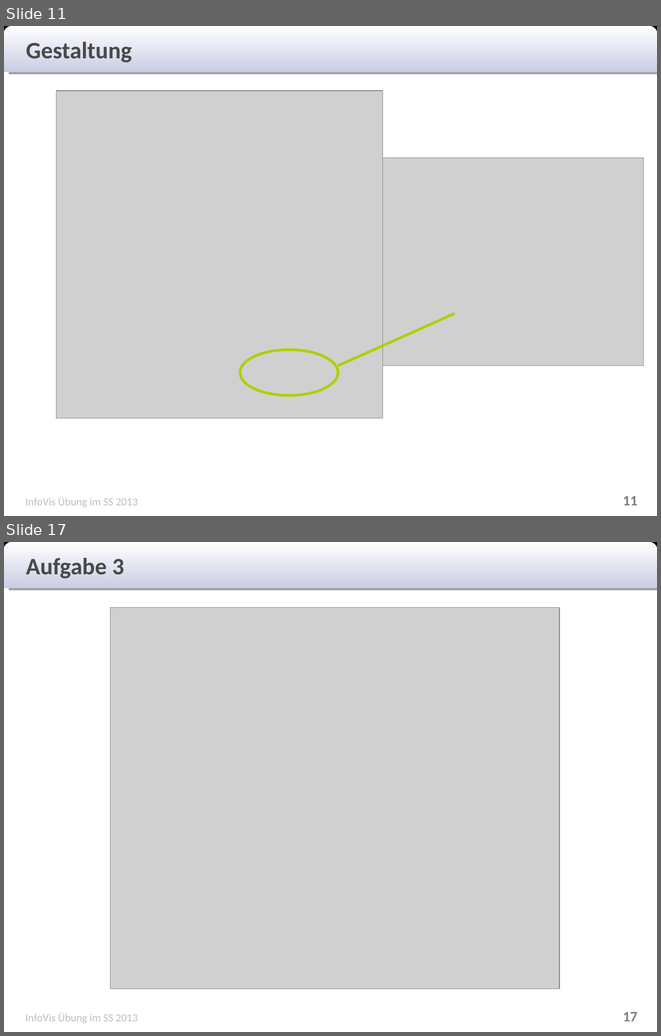
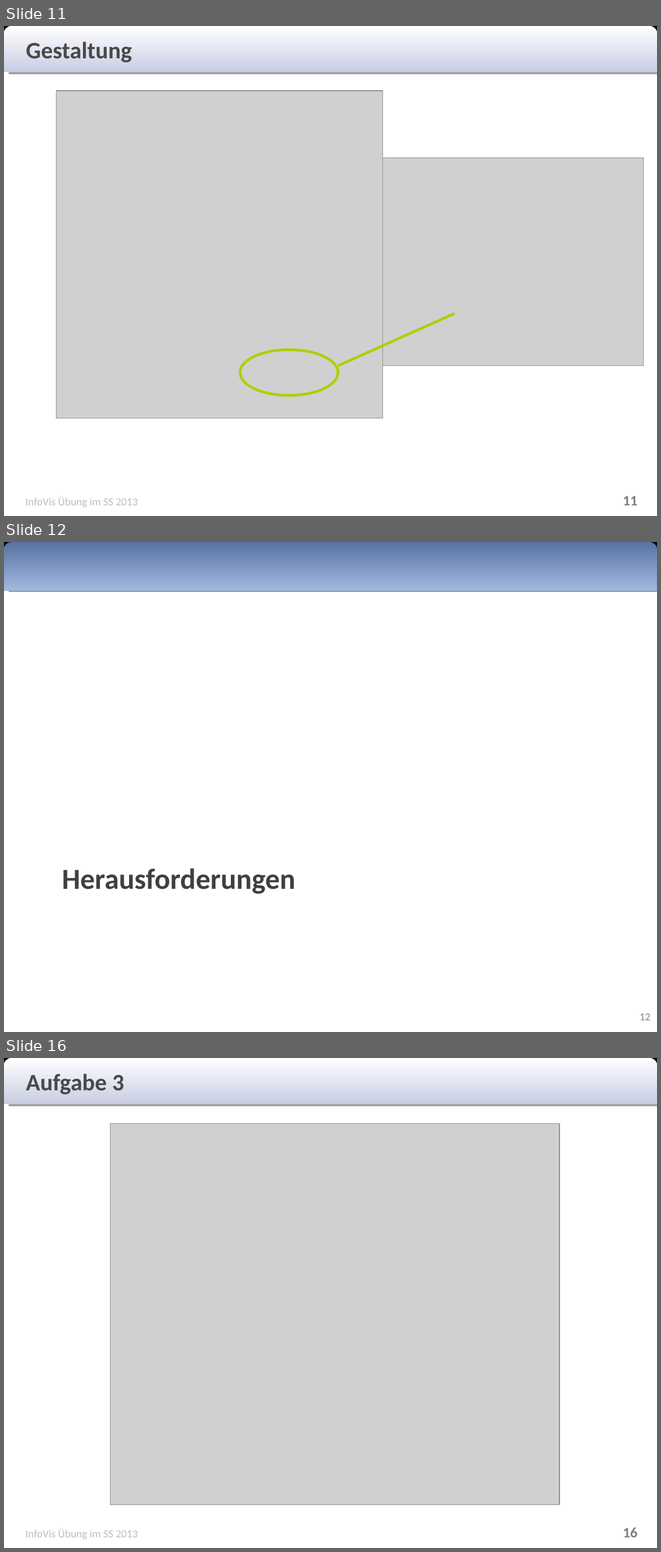
Before and after one commit to Rajikarubijua/bushumappu, a slide deck: presentation/zwischenpräsentation.odp. Shown one above the other, each under a label of ours: slides 11 and 17 before the commit, slides 11, 12 and 16 after it; the slides between them are not shown. The pictures are 661x1036 and 661x1552 pixels, drawn with LibreOffice and Linux fonts; fonts in the diff are those of the drawing; grey boxes stand for pictures. Boxes give left, top, right and bottom in pixels: in the first picture for what was removed or moved away, otherwise in the second. Text is boxed around its words. In the diff, an @@ line names an element or a change of style, - is before the commit and + after.

```diff
--- a/presentation/zwischenpräsentation.odp
+++ b/presentation/zwischenpräsentation.odp
@@ slide 12 added at <box>4,542,657,1032</box>, background #FFFFFF @@
@@ rectangle added at <box>4,542,657,591</box>, fill #000000 @@
@@ freeform shape added at <box>4,542,657,591</box>, fill gradient #5771A2 to #A2B9E1 @@
@@ text added at <box>62,868,295,894</box>, 32 pt, text #404040, bold @@
+Herausforderungen
@@ page number added at <box>639,1013,651,1020</box>, 12 pt, text #898989 @@
+12
@@ what was slide 17 is now slide 16 @@
@@ page number at <box>623,1527,638,1537</box>: text changed @@
-17
+16
```
Also in this commit, not shown: 3 slides changed, 2 slides removed.
